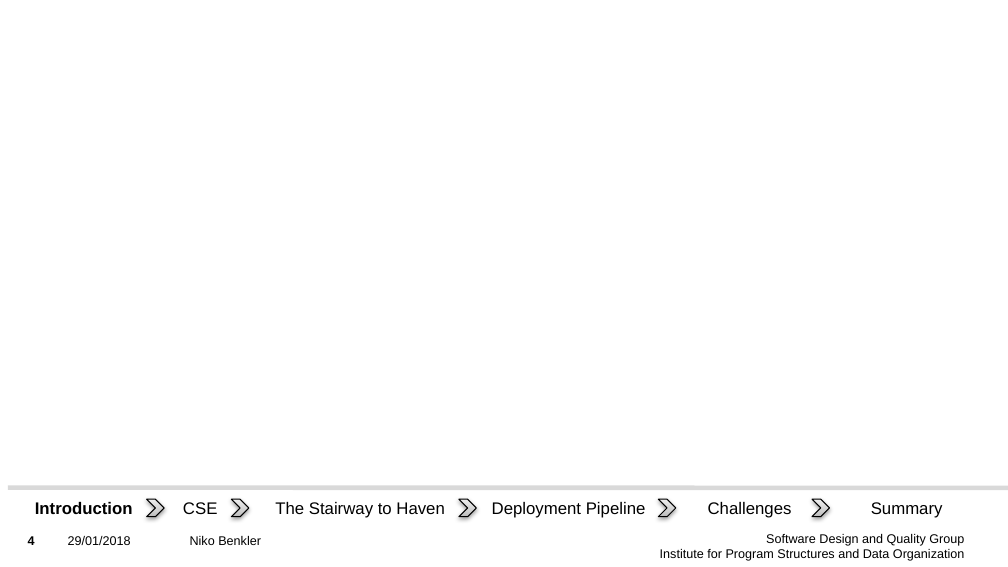
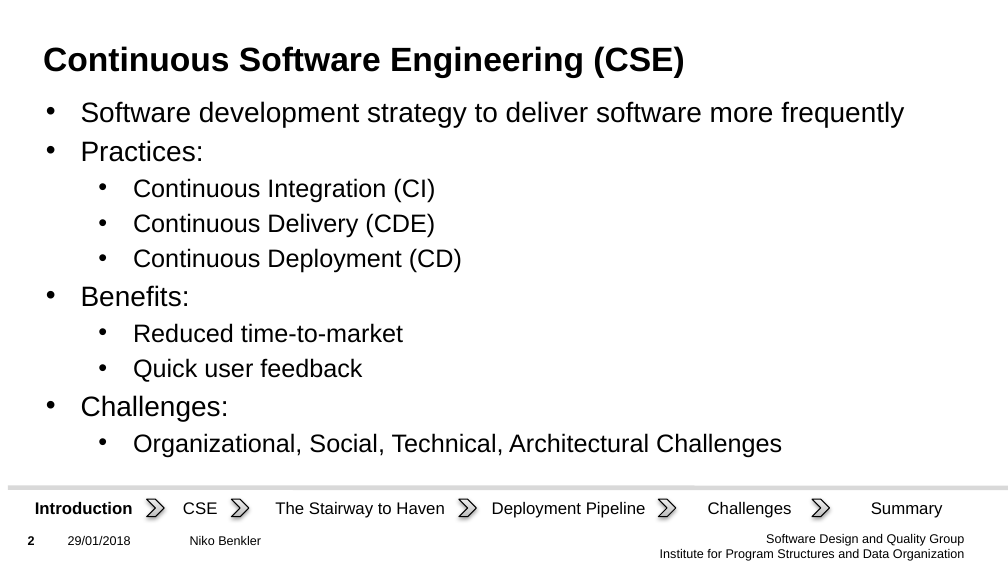
Before and after one commit to Benkler/Proseminar, a slide deck: slide 2 of Präsentation/Präsentation.pptx (slide 4 before the commit). Drawn at 1008x567 pixels with LibreOffice and Linux fonts; fonts in the diff are those of the drawing; background and template pictures are left out. Boxes give left, top, right and bottom in pixels: in the first picture for what was removed or moved away, otherwise in the second. Text is boxed around its words. In the diff, an @@ line names an element or a change of style, - is before the commit and + after.

```diff
--- a/Präsentation/Präsentation.pptx
+++ b/Präsentation/Präsentation.pptx
@@ title added at box(43, 46, 684, 78), 24 pt, text #000000, bold @@
+Continuous Software Engineering (CSE)
@@ text added at box(81, 101, 904, 457), 18 pt, text #000000 @@
+• Software development strategy to deliver software more frequently
+• Practices:
+  • Continuous Integration (CI)
+  • Continuous Delivery (CDE)
+  • Continuous Deployment (CD)
+• Benefits:
+  • Reduced time-to-market
+  • Quick user feedback
+• Challenges:
+  • Organizational, Social, Technical, Architectural Challenges
@@ page number at box(28, 536, 35, 545): text changed @@
-4
+2
```
Also in this commit, not shown: 4 other slides changed.
